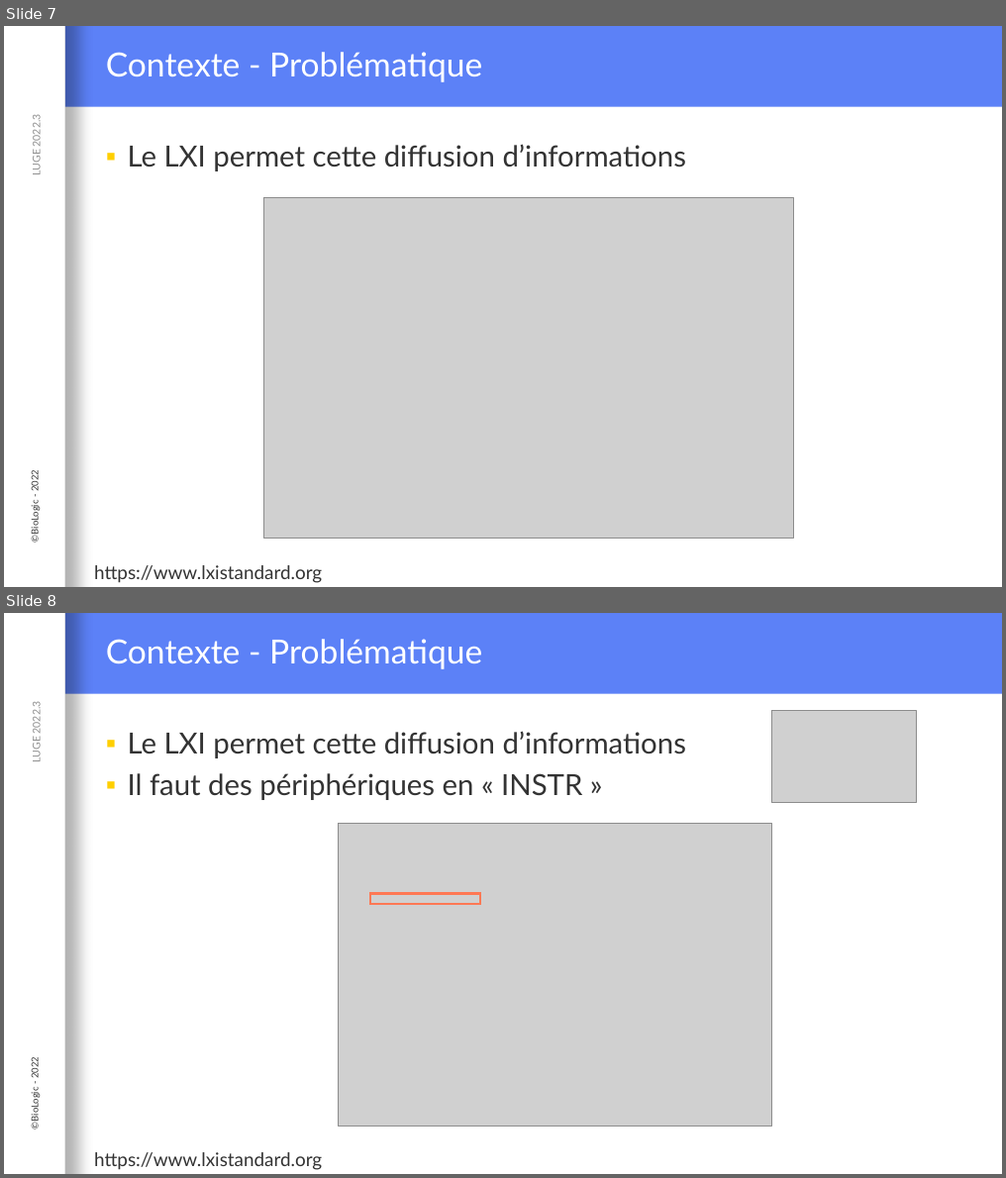
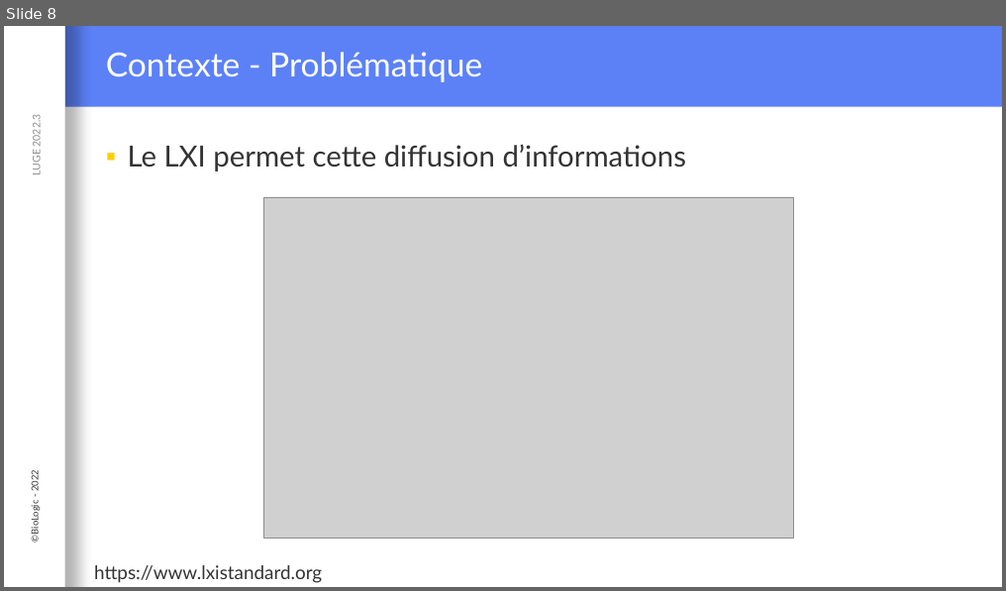
Before and after one commit to Loysse/PostLVUserEvent_Demo, a slide deck: Interaction événementielle entre du code C et LabVIEW.pptx. Shown one above the other, each under a label of ours: slides 7 and 8 before the commit, slide 8 after it. The pictures are 1006x1178 and 1006x591 pixels, drawn with LibreOffice and Linux fonts; fonts in the diff are those of the drawing; grey boxes stand for pictures; background and template pictures are left out. Boxes give left, top, right and bottom in pixels: in the first picture for what was removed or moved away, otherwise in the second. Text is boxed around its words. In the diff, an @@ line names an element or a change of style, - is before the commit and + after.

```diff
--- a/Interaction événementielle entre du code C et LabVIEW.pptx
+++ b/Interaction événementielle entre du code C et LabVIEW.pptx
@@ slide 8 removed at <box>4,613,1002,1174</box>, background #FFFFFF; not listed: 3 template elements that a slide beside it also shows @@
@@ title removed at <box>106,639,482,669</box> @@
-Contexte - Problématique
@@ text removed at <box>30,704,43,761</box> @@
-LUGE 2022.3
@@ text removed at <box>128,731,686,800</box> @@
-▪ Le LXI permet cette diffusion d’informations
-▪ Il faut des périphériques en « INSTR »
@@ picture removed at <box>772,710,917,803</box> @@
@@ picture removed at <box>339,823,772,1127</box> @@
@@ rectangle removed at <box>371,894,481,904</box> @@
@@ text removed at <box>94,1153,322,1170</box> @@
-https://www.lxistandard.org
@@ what was slide 7 is now slide 8 @@
```
Also in this commit, not shown: 5 slides changed, 1 other slide removed.
